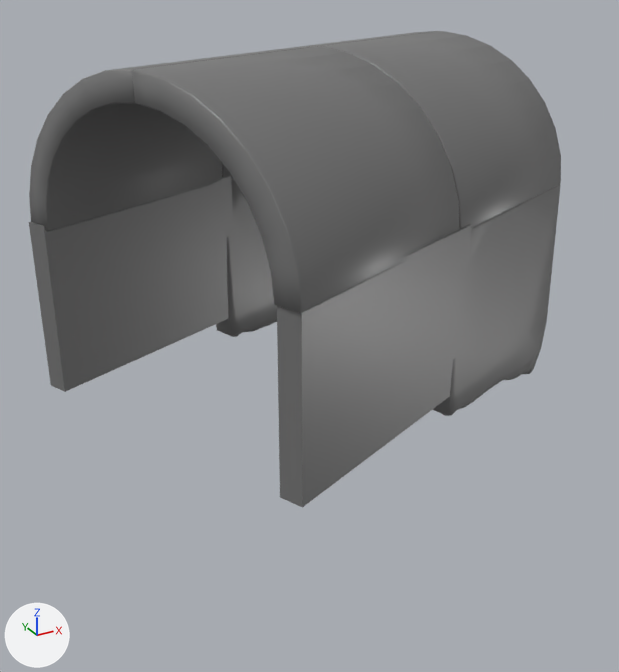
Renders of the COLLADA model sim/unreal_meshes/Tunnel.dae from each side of a commit.
The view is the same before and after, from a camera (50 mm lens) standing at (-18.5, -25.3, 12.5) and looking at (-6.1, -2.7, 1.2). Lighting does not change. The marker at lower left points along +X, +Y and +Z.
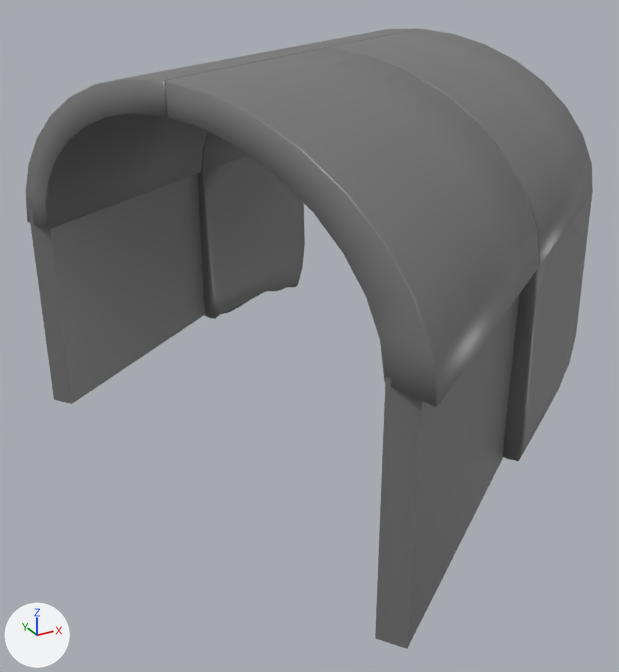
The change in detail:
Object 'Cube_001' (ob_cube_001) moves from (-10.04, 1.53, 2.69) to (-10.04, 2.86, 2.69).
Object 'Cube_001' (ob_cube_001) turns from (0, 0, 24) to (0, 0, 37) degrees about x, y and z.
Object 'Cube_001' (ob_cube_001) is rescaled from (4.03, 0.36, 2.69) to (4.41, 0.36, 3.35).
Object 'Tunnel_1' (ob_tunnel_1) is rescaled from (0.01, 0.011, 0.01) to (0.01, 0.0172, 0.01).
Object 'Cube' (ob_cube) moves from (-6.45, -7.57, 2.69) to (-6.45, -11.09, 2.3).
Object 'Cube' (ob_cube) turns from (0, 0, 24) to (0, 0, 36) degrees about x, y and z.
Object 'Cube' (ob_cube) is rescaled from (4.03, 0.36, 2.69) to (4.58, 0.36, 3.1).

Location of each change, (x1, y1, x2, y2) in pixels of the pictures (619 x 672 px):
'Tunnel_1', rescaled (7% wider, 12% taller): before (29, 31, 561, 416); after (26, 28, 593, 461)
'Cube', moved, turned, rescaled: before (277, 225, 472, 507); after (375, 294, 520, 649)
'Cube_001', moved, turned, rescaled: before (29, 176, 234, 392); after (27, 174, 206, 404)
